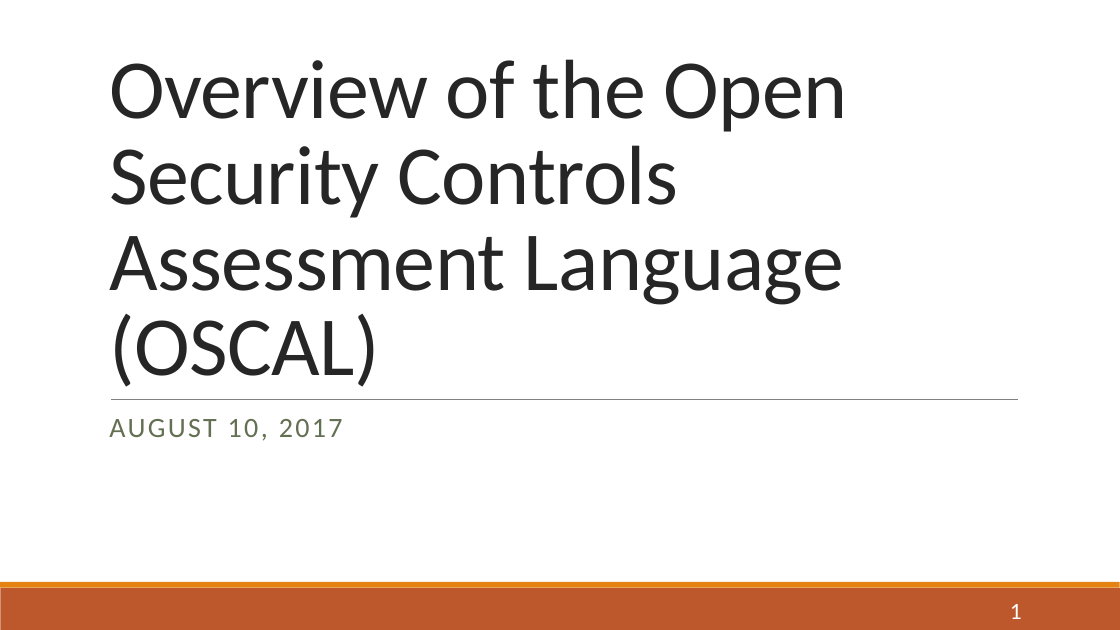
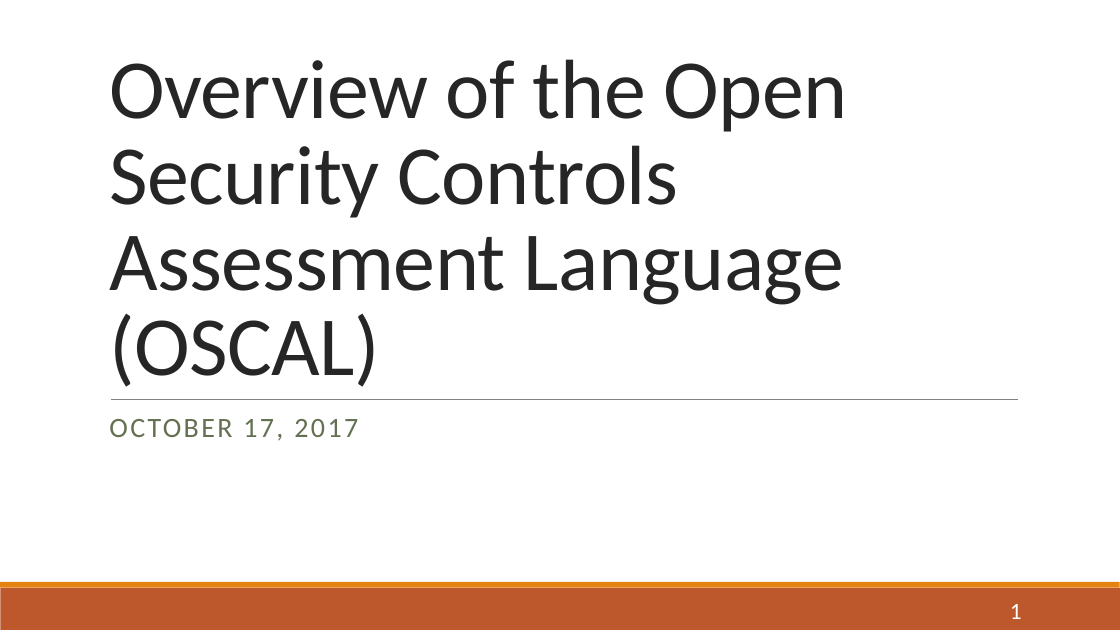
Before and after one commit to usnistgov/OSCAL, a slide deck: slide 1 of docs/presentations/OSCAL Overview 20170810 with draft notes.pptx. Drawn at 1120x630 pixels with LibreOffice and Linux fonts; fonts in the diff are those of the drawing. Boxes give left, top, right and bottom in pixels: in the first picture for what was removed or moved away, otherwise in the second. Text is boxed around its words. In the diff, an @@ line names an element or a change of style, - is before the commit and + after.

```diff
--- a/docs/presentations/OSCAL Overview 20170810 with draft notes.pptx
+++ b/docs/presentations/OSCAL Overview 20170810 with draft notes.pptx
@@ subtitle at <box>109,419,358,441</box>: text changed @@
-AUGUST 10, 2017
+OCTOBER 17, 2017
```
Also in this commit, not shown: 13 other slides changed, 4 slides added, 1 other file.
